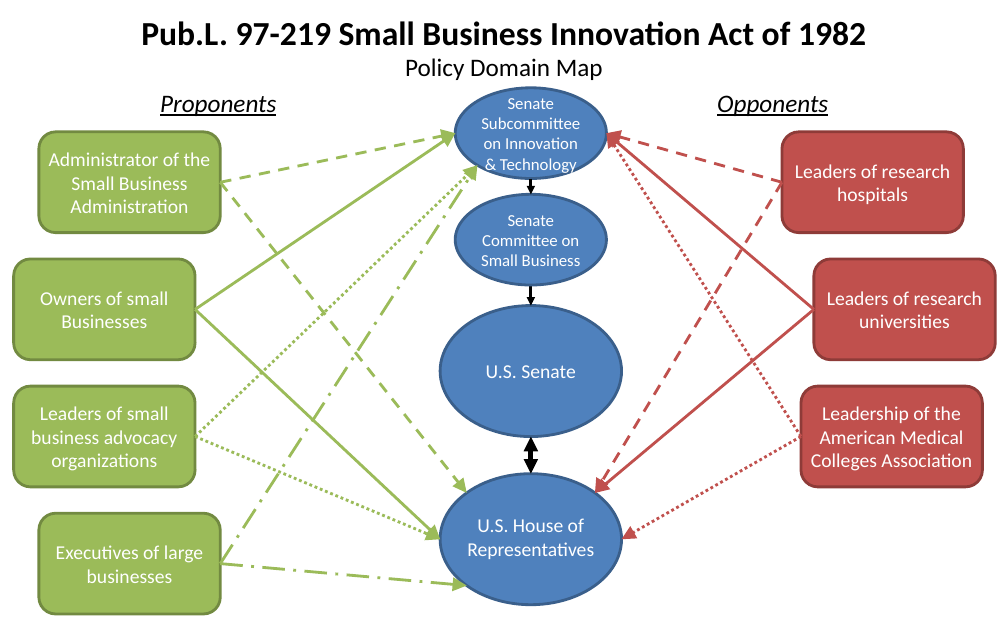
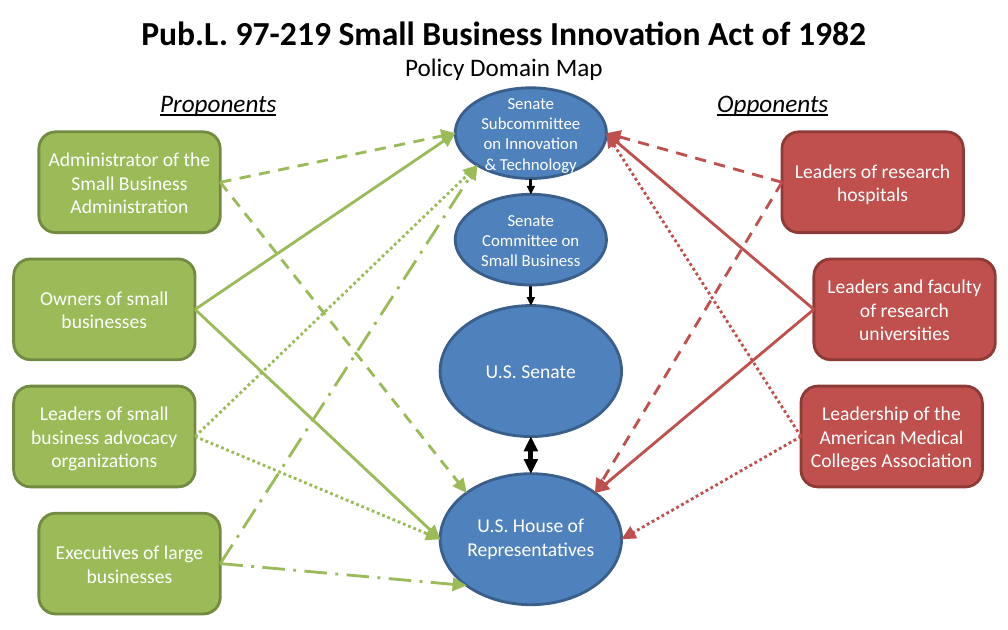
Before and after one commit to SLU-Courses-Townes/POLS6310, a slide deck: slide 2 of Assignments/Townes_POLS6310_Spring2019_Paper01_slides.pptx. Drawn at 1008x630 pixels with LibreOffice and Linux fonts; fonts in the diff are those of the drawing. Boxes give left, top, right and bottom in pixels: in the first picture for what was removed or moved away, otherwise in the second. Text is boxed around its words. In the diff, an @@ line names an element or a change of style, - is before the commit and + after.

```diff
--- a/Assignments/Townes_POLS6310_Spring2019_Paper01_slides.pptx
+++ b/Assignments/Townes_POLS6310_Spring2019_Paper01_slides.pptx
@@ text in rounded rectangle at (40,291,169,328): text changed @@
-Owners of small Businesses
+Owners of small businesses
@@ text in rounded rectangle at (827,279,982,340): text changed @@
-Leaders of research universities
+Leaders and faculty of research universities
```
Also in this commit, not shown: 2 other slides changed.
